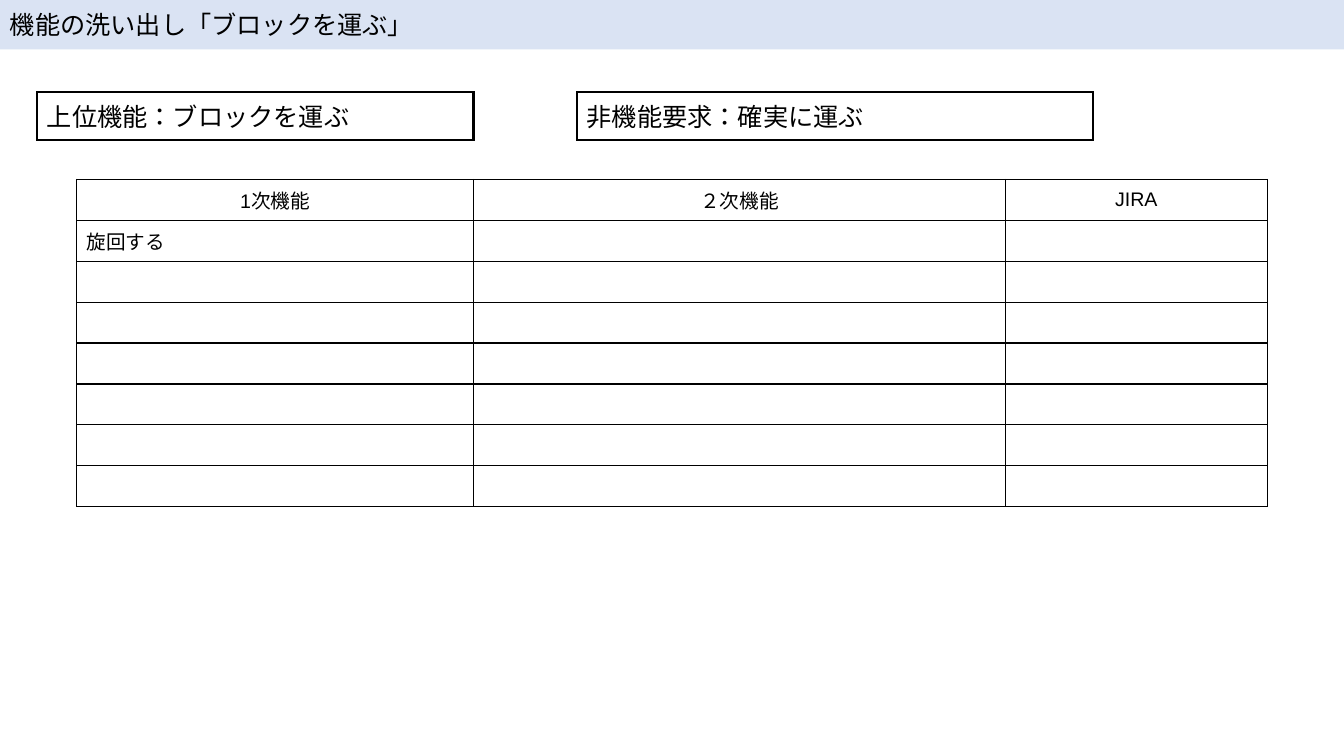
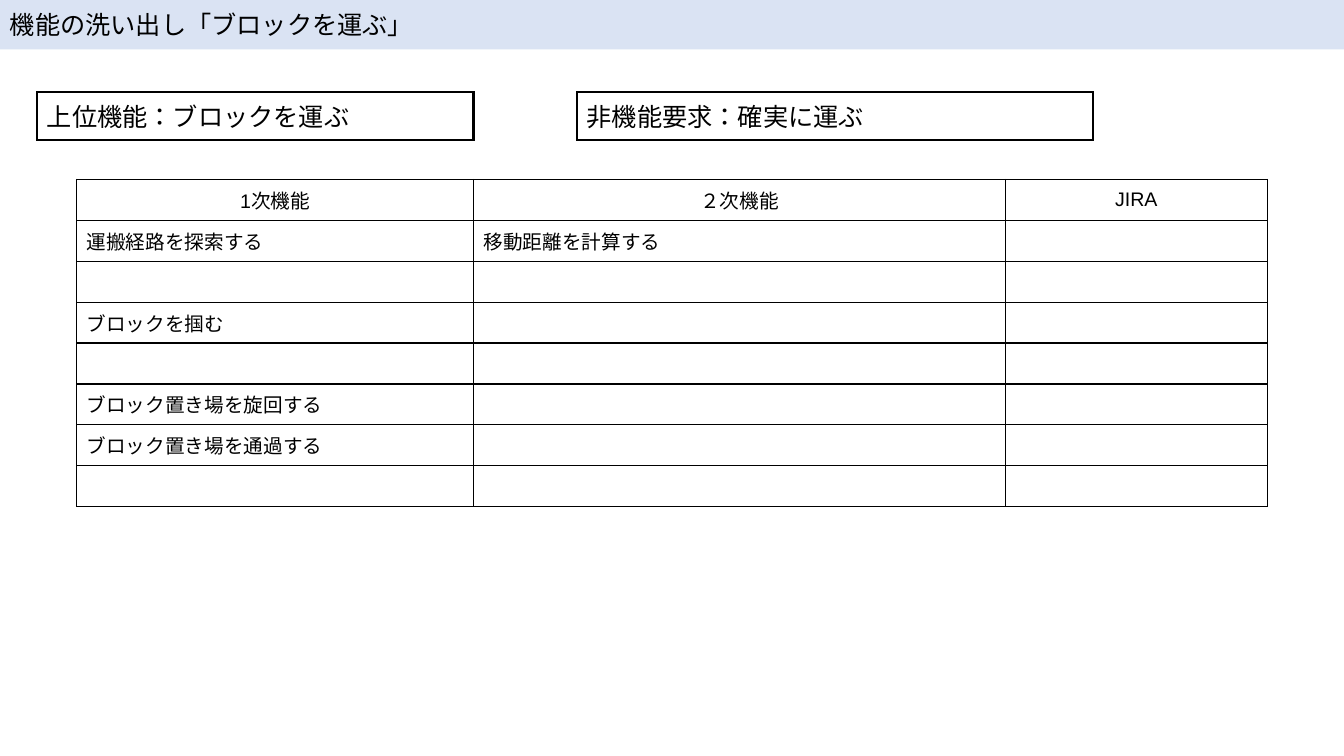
Before and after one commit to McRobo2019/ET_Robo_2019, a slide deck: slide 17 of Documents/hirojiren_設計ノート.pptx (slide 15 before the commit). Drawn at 1344x756 pixels with LibreOffice and Linux fonts; fonts in the diff are those of the drawing. Boxes give left, top, right and bottom in pixels: in the first picture for what was removed or moved away, otherwise in the second. Text is boxed around its words. In the diff, an @@ line names an element or a change of style, - is before the commit and + after.

```diff
--- a/Documents/hirojiren_設計ノート.pptx
+++ b/Documents/hirojiren_設計ノート.pptx
@@ table at [77,179,1268,506] @@
-row 2, column 1: 旋回する
+row 2, column 1: 運搬経路を探索する
-row 2, column 2: 
+row 2, column 2: 移動距離を計算する
+row 4: ブロックを掴む |  | 
+row 6: ブロック置き場を旋回する |  | 
+row 7: ブロック置き場を通過する |  | 
-row 6:  |  | 
-row 7:  |  | 
-row 8:  |  | 
```
Also in this commit, not shown: 2 other slides changed, 3 slides added.
